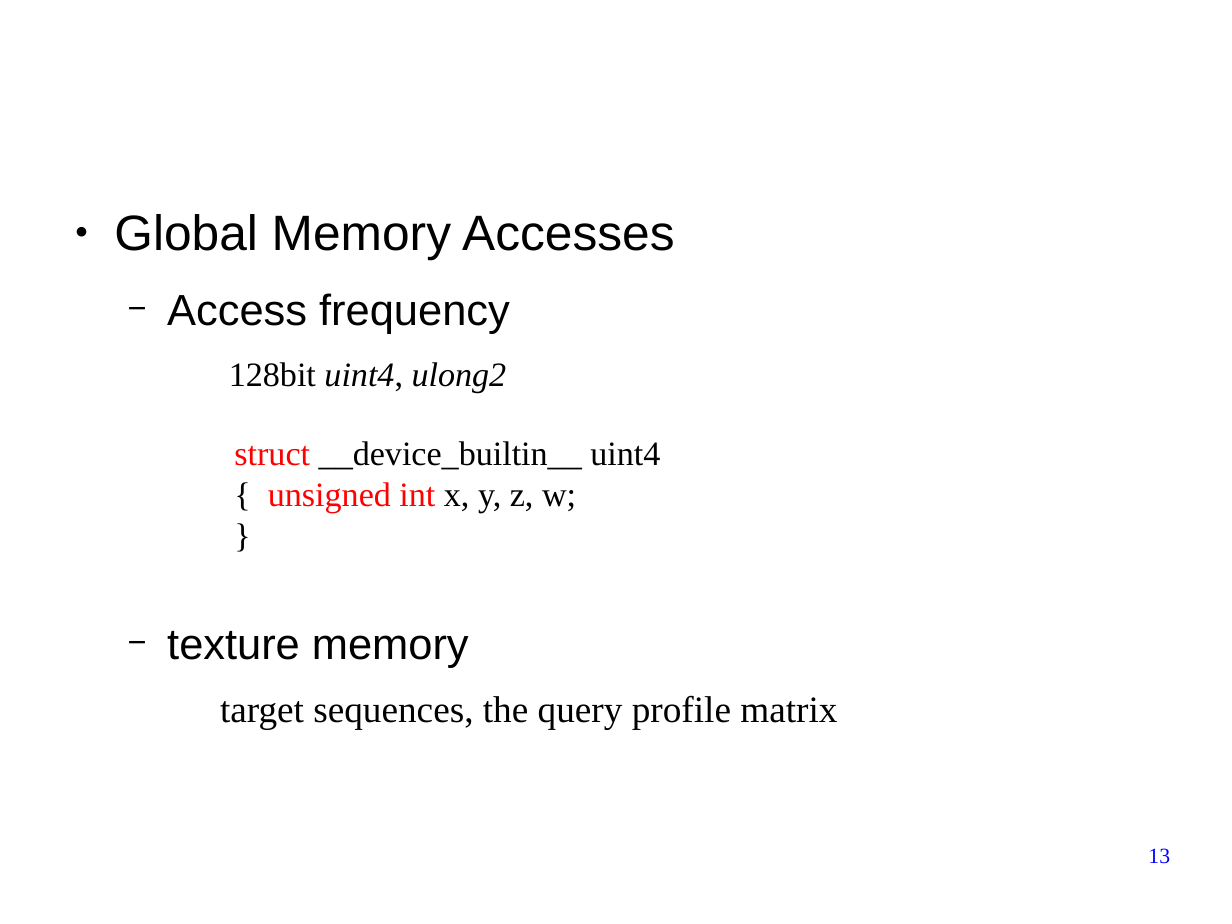
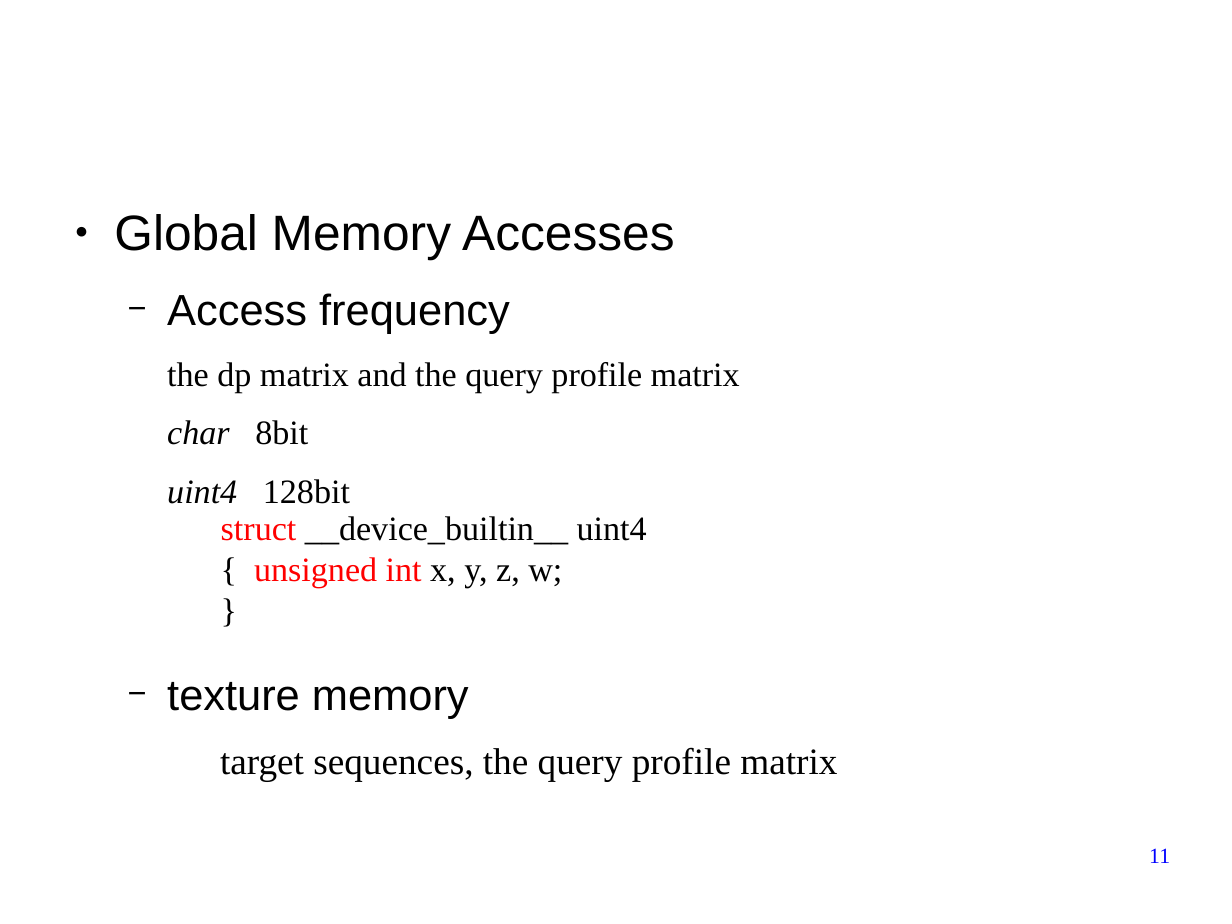
Before and after one commit to forestcheng/cudahmmsearch, a slide deck: slide 11 of thesis/thesisDefense.odp (slide 13 before the commit). Drawn at 1232x924 pixels with LibreOffice and Linux fonts; fonts in the diff are those of the drawing; background and template pictures are left out. Boxes give left, top, right and bottom in pixels: in the first picture for what was removed or moved away, otherwise in the second. Text is boxed around its words. In the diff, an @@ line names an element or a change of style, - is before the commit and + after.

```diff
--- a/thesis/thesisDefense.odp
+++ b/thesis/thesisDefense.odp
@@ text at box(167, 362, 740, 504): text changed; italic off @@
-    128bit uint4, ulong2
+  the dp matrix and the query profile matrix
+  char 8bit
+  uint4 128bit
@@ text "struct __device_builtin__ uint4": place and size @@
-text "struct __device_builtin__ uint4" at box(234, 441, 660, 514)
+text "struct __device_builtin__ uint4" at box(221, 516, 647, 588)
@@ page number at box(1149, 848, 1170, 863): text changed @@
-13
+11
```
Also in this commit, not shown: 6 other slides changed.
